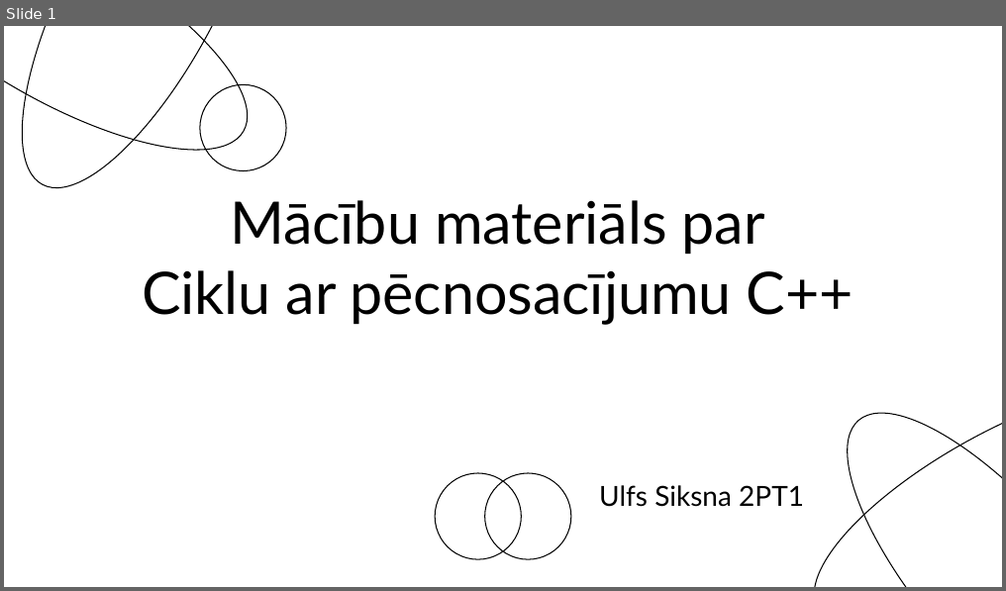
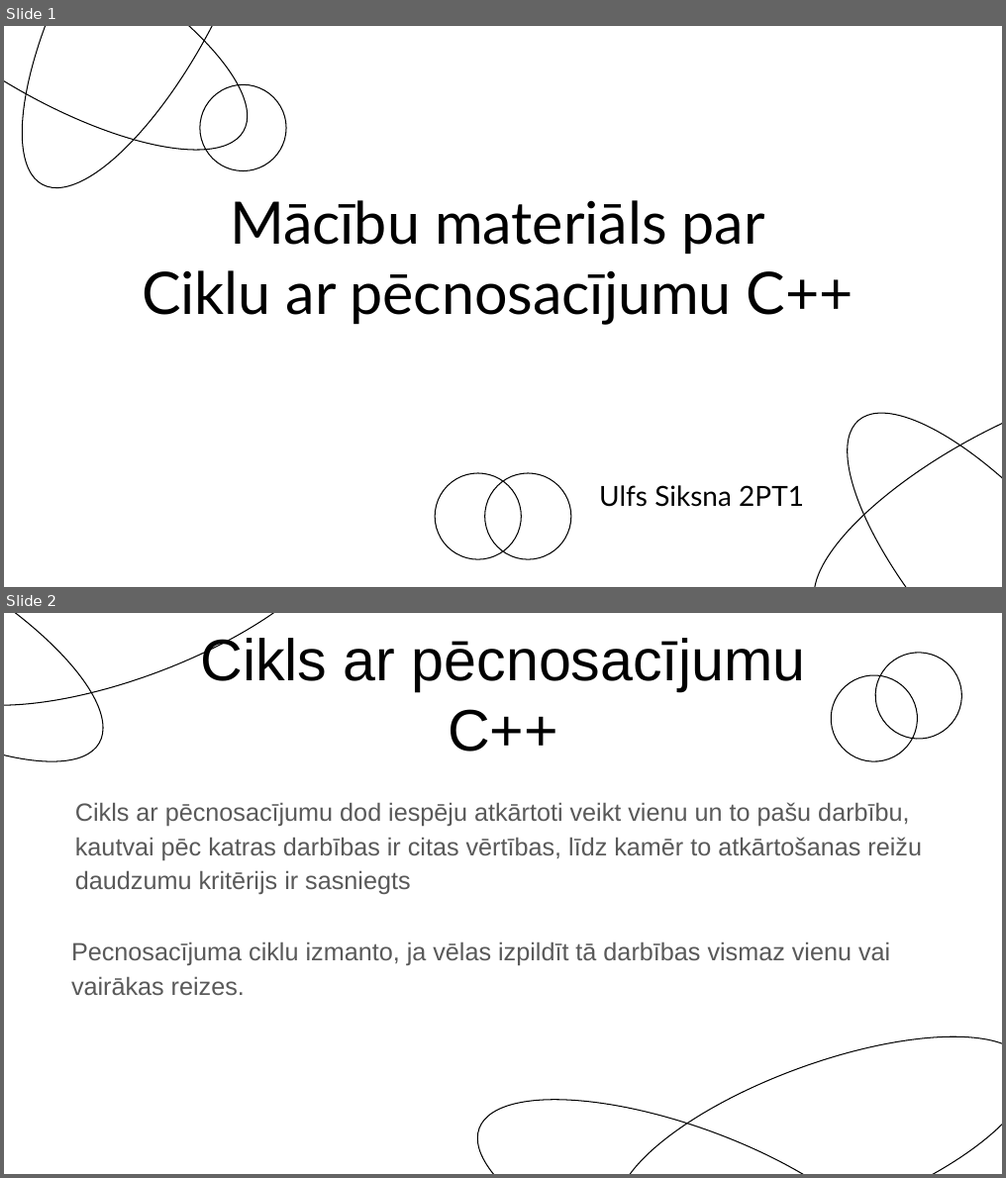
Before and after one commit to Siksna/2PT1_Eksamens, a slide deck: Pecnosacījumu_MācībuMaterials.pptx. Shown one above the other, each under a label of ours: slide 1 before the commit, slides 1 and 2 after it. The pictures are 1006x591 and 1006x1178 pixels, drawn with LibreOffice and Linux fonts; fonts in the diff are those of the drawing. Boxes give left, top, right and bottom in pixels: in the first picture for what was removed or moved away, otherwise in the second. Text is boxed around its words. In the diff, an @@ line names an element or a change of style, - is before the commit and + after.

```diff
--- a/Pecnosacījumu_MācībuMaterials.pptx
+++ b/Pecnosacījumu_MācībuMaterials.pptx
@@ slide 2 added at (x1=4, y1=613, x2=1002, y2=1174), background #FFFFFF @@
@@ ellipse added at (x1=4, y1=613, x2=138, y2=810), outline #000000 0.75 pt @@
@@ ellipse added at (x1=4, y1=613, x2=363, y2=749), outline #000000 0.75 pt @@
@@ title added at (x1=200, y1=634, x2=806, y2=752), 42.3 pt, text #000000 @@
+Cikls ar pēcnosacījumu
+C++
@@ ellipse added at (x1=860, y1=638, x2=976, y2=754), outline #000000 0.75 pt @@
@@ ellipse added at (x1=817, y1=661, x2=932, y2=776), outline #000000 0.75 pt @@
@@ subtitle added at (x1=75, y1=802, x2=922, y2=894), 18 pt, text #595959 @@
+Cikls ar pēcnosacījumu dod iespēju atkārtoti veikt vienu un to pašu darbību, kautvai pēc katras darbības ir citas vērtības, līdz kamēr to atkārtošanas reižu daudzumu kritērijs ir sasniegts
@@ subtitle added at (x1=71, y1=942, x2=890, y2=995), 18 pt, text #595959 @@
+Pecnosacījuma ciklu izmanto, ja vēlas izpildīt tā darbības vismaz vienu vai vairākas reizes.
@@ ellipse added at (x1=593, y1=994, x2=1002, y2=1174), outline #000000 0.75 pt @@
@@ ellipse added at (x1=453, y1=1057, x2=915, y2=1174), outline #000000 0.75 pt @@
```
Also in this commit, not shown: 1 slide changed, 1 other slide added, 2 slides removed.
